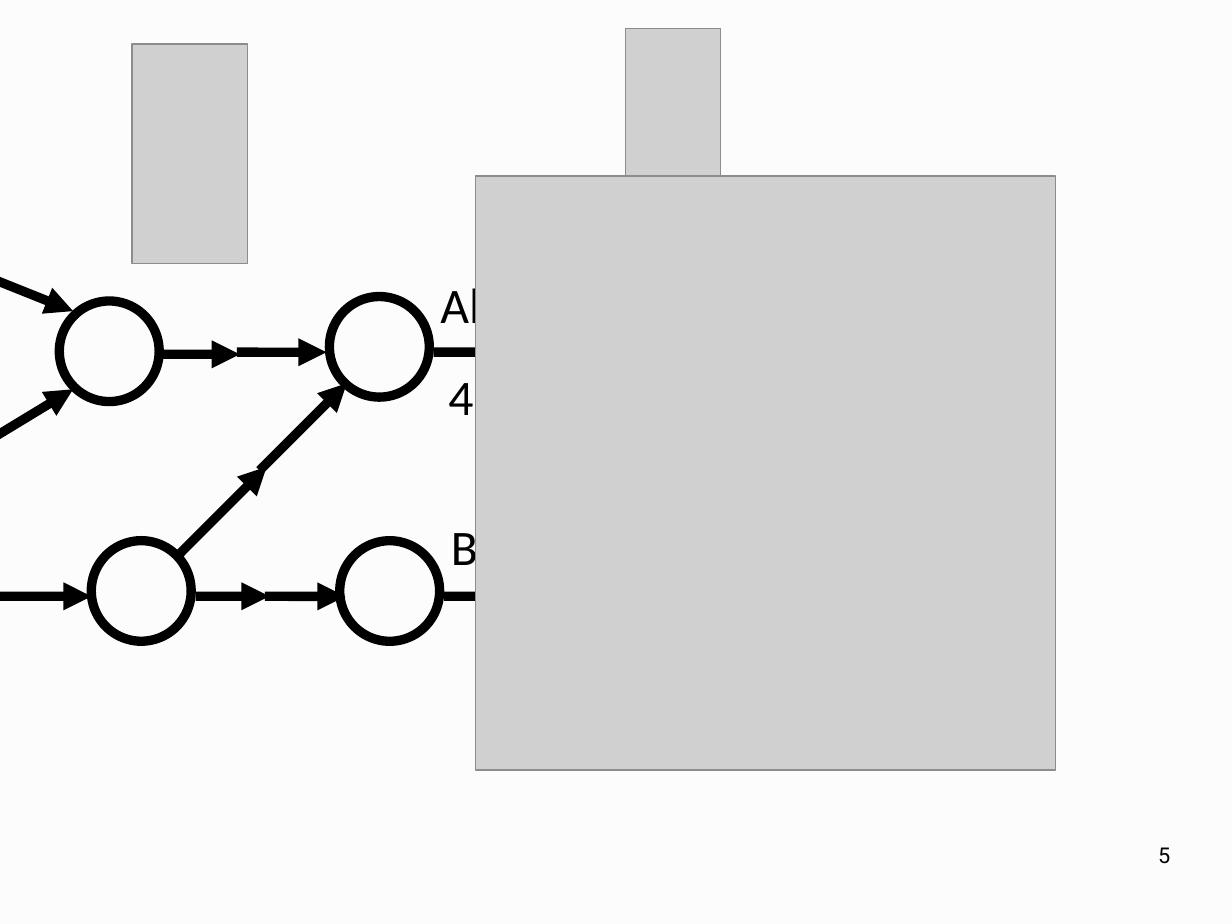
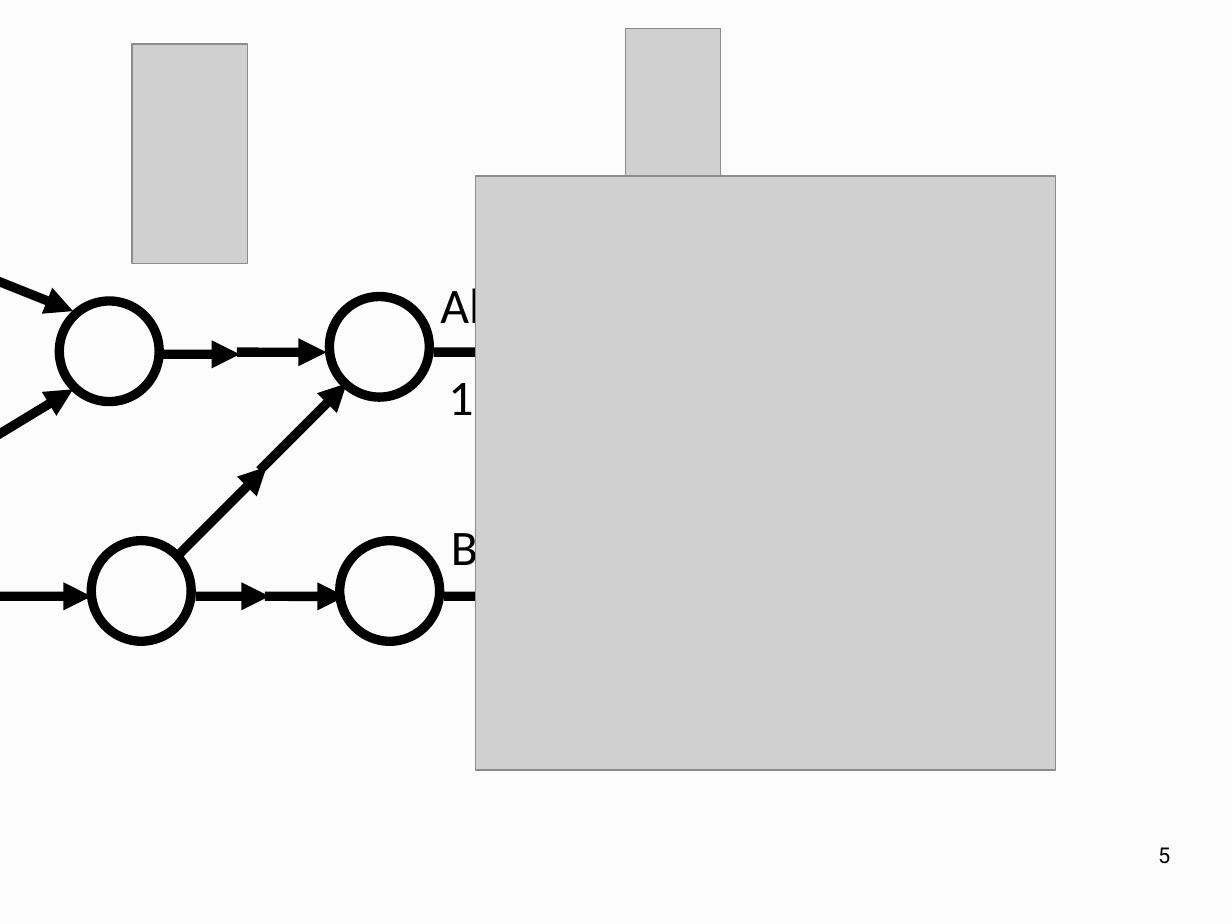
Before and after one commit to OrfeasLitos/PaymentChannels, a slide deck: slide 5 of twentyfive-min-slides/presentation.odp. Drawn at 1232x924 pixels with LibreOffice and Linux fonts; fonts in the diff are those of the drawing; grey boxes stand for pictures. Boxes give left, top, right and bottom in pixels: in the first picture for what was removed or moved away, otherwise in the second. Text is boxed around its words. In the diff, an @@ line names an element or a change of style, - is before the commit and + after.

```diff
--- a/twentyfive-min-slides/presentation.odp
+++ b/twentyfive-min-slides/presentation.odp
@@ text at (448, 383, 473, 415): text changed @@
-4
+1
```
Also in this commit, not shown: 9 other slides changed, 1 other file.
